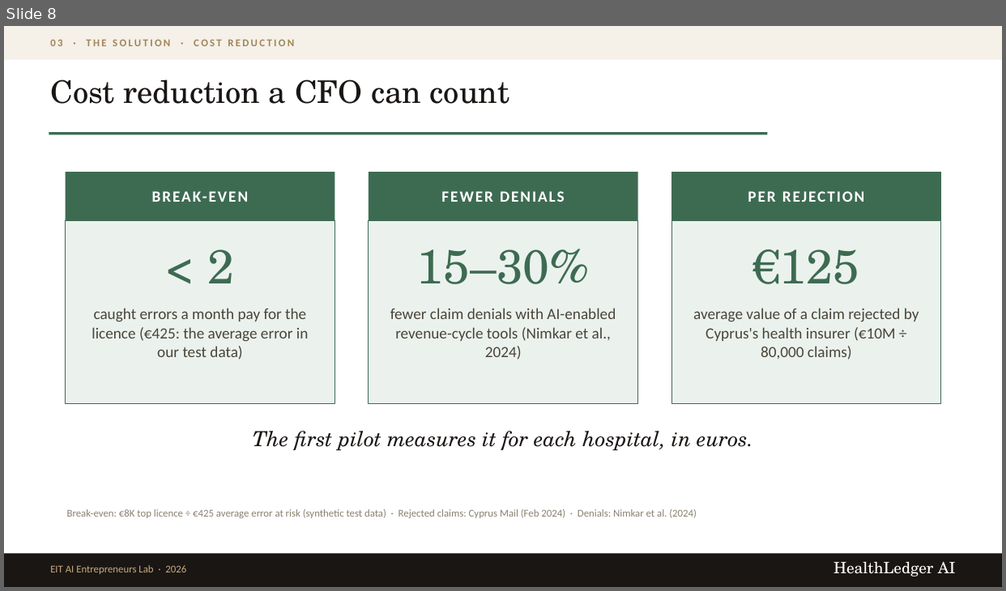
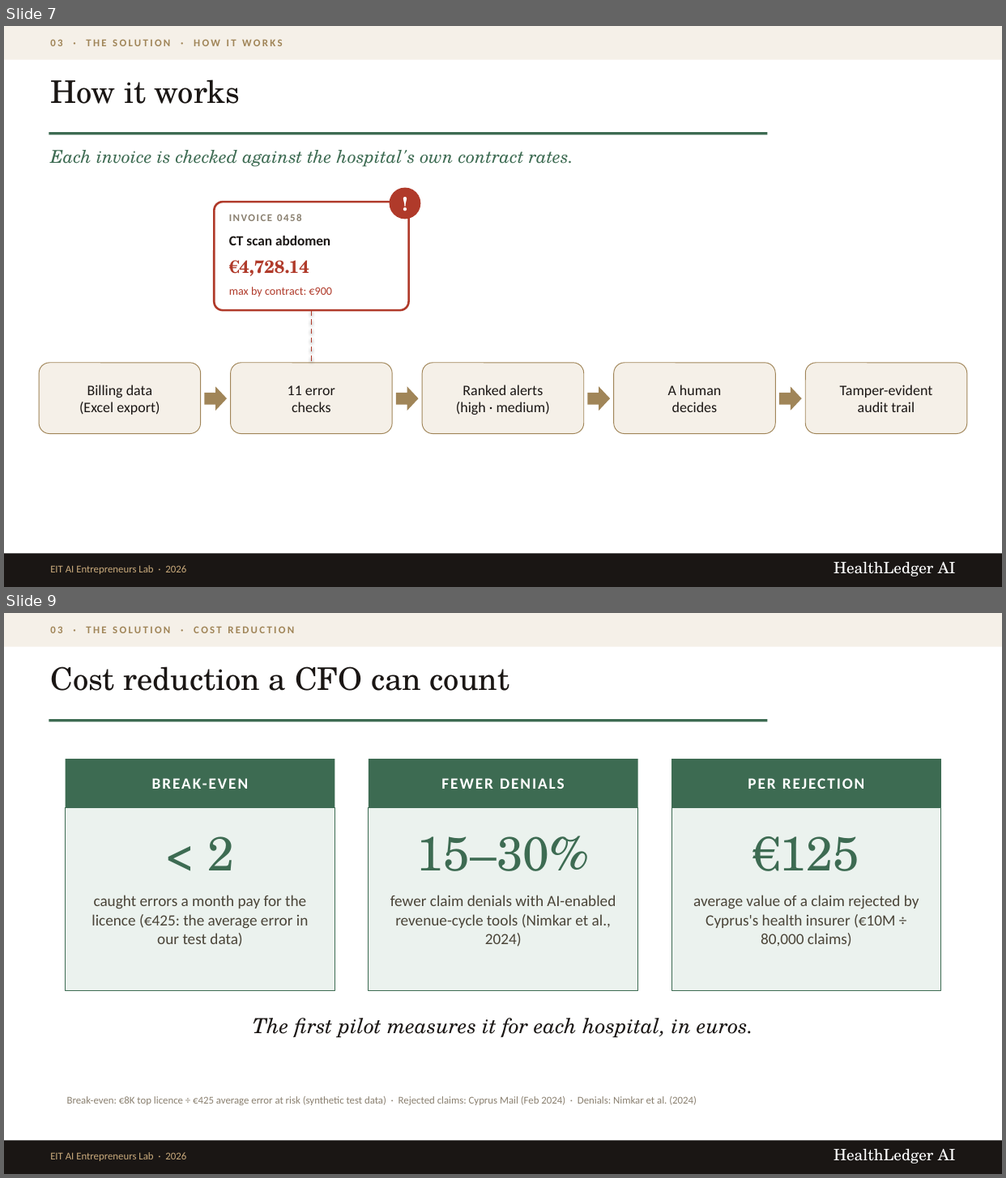
Before and after one commit to mrply97/AI, a slide deck: HealthLedgerAI_EIT_Pitch.pptx. Shown one above the other, each under a label of ours: slide 8 before the commit, slides 7 and 9 after it; the slides between them are not shown. The pictures are 1006x591 and 1006x1178 pixels, drawn with LibreOffice and Linux fonts; fonts in the diff are those of the drawing. Boxes give left, top, right and bottom in pixels: in the first picture for what was removed or moved away, otherwise in the second. Text is boxed around its words. In the diff, an @@ line names an element or a change of style, - is before the commit and + after.

```diff
--- a/HealthLedgerAI_EIT_Pitch.pptx
+++ b/HealthLedgerAI_EIT_Pitch.pptx
@@ slide 7 added at <box>4,26,1002,587</box>, background #FFFFFF @@
@@ rectangle added at <box>4,26,1002,60</box>, fill #F5F0E8 @@
@@ text added at <box>50,39,283,46</box>, 10 pt, text #A08558, bold @@
+03 · THE SOLUTION · HOW IT WORKS
@@ text added at <box>50,79,240,104</box>, 30 pt, text #1A1614 @@
+How it works
@@ rectangle added at <box>49,132,768,135</box>, fill #3D6B52 @@
@@ text added at <box>50,150,573,167</box>, 17 pt, text #3D6B52, italic @@
+Each invoice is checked against the hospital's own contract rates.
@@ ellipse added at <box>390,188,421,219</box>, fill #B03A2A @@
@@ text added at <box>390,188,421,219</box>, 18 pt, text #FFFFFF, bold @@
+!
@@ rounded rectangle added at <box>215,202,409,310</box>, fill #FFFFFF, outline #B03A2A 2 pt @@
@@ text added at <box>228,209,395,228</box>, 10 pt, text #8A8070, bold @@
+INVOICE 0458
@@ text added at <box>229,236,330,246</box>, 13.5 pt, text #1A1614, bold @@
+CT scan abdomen
@@ text added at <box>229,260,309,276</box>, 17 pt, text #B03A2A, bold @@
+€4,728.14
@@ text added at <box>229,287,332,297</box>, 11 pt, text #B03A2A @@
+max by contract: €900
@@ line added from (312, 310) to (312, 363), #B03A2A 1.25 pt dashed @@
@@ rounded rectangle added at <box>39,363,201,434</box>, fill #F5F0E8, outline #A08558 0.75 pt @@
@@ rounded rectangle added at <box>231,363,393,434</box>, fill #F5F0E8, outline #A08558 0.75 pt @@
@@ rounded rectangle added at <box>423,363,584,434</box>, fill #F5F0E8, outline #A08558 0.75 pt @@
@@ rounded rectangle added at <box>614,363,776,434</box>, fill #F5F0E8, outline #A08558 0.75 pt @@
@@ rounded rectangle added at <box>806,363,967,434</box>, fill #F5F0E8, outline #A08558 0.75 pt @@
@@ text added at <box>79,385,160,415</box>, 14 pt, text #1A1614 @@
+Billing data
+(Excel export)
@@ right arrow added at <box>205,386,227,411</box>, fill #A08558 @@
@@ text added at <box>288,386,335,412</box>, 14 pt, text #1A1614 @@
+11 error
+checks
@@ right arrow added at <box>396,386,419,411</box>, fill #A08558 @@
@@ text added at <box>456,385,550,415</box>, 14 pt, text #1A1614 @@
+Ranked alerts
+(high · medium)
@@ right arrow added at <box>588,386,611,411</box>, fill #A08558 @@
@@ text added at <box>668,385,721,412</box>, 14 pt, text #1A1614 @@
+A human
+decides
@@ right arrow added at <box>780,386,802,411</box>, fill #A08558 @@
@@ text added at <box>840,385,933,412</box>, 14 pt, text #1A1614 @@
+Tamper-evident
+audit trail
@@ rectangle added at <box>4,554,1002,587</box>, fill #1A1614 @@
@@ text added at <box>50,565,186,574</box>, 10 pt, text #C9AA7C @@
+EIT AI Entrepreneurs Lab · 2026
@@ text added at <box>833,562,956,577</box>, 15 pt, text #FFFFFF @@
+HealthLedger AI
@@ what was slide 8 is now slide 9 @@
```
Also in this commit, not shown: 3 slides changed, 4 other slides added, 2 slides removed, 2 other files.
